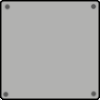
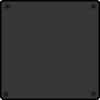
Comparing the layer stacks of the two 100px x 100px images. Changes:
added layer "GoThrough" above "Solid" over (1, 1, 99, 99)
renamed "Ebene 3" to "Solid", hid it over (1, 1, 99, 99)
